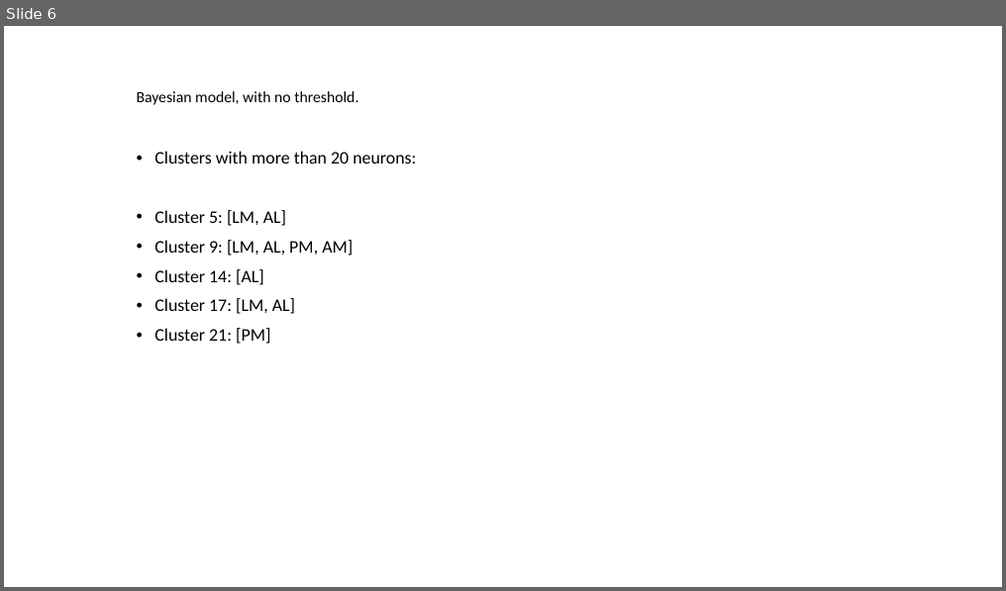
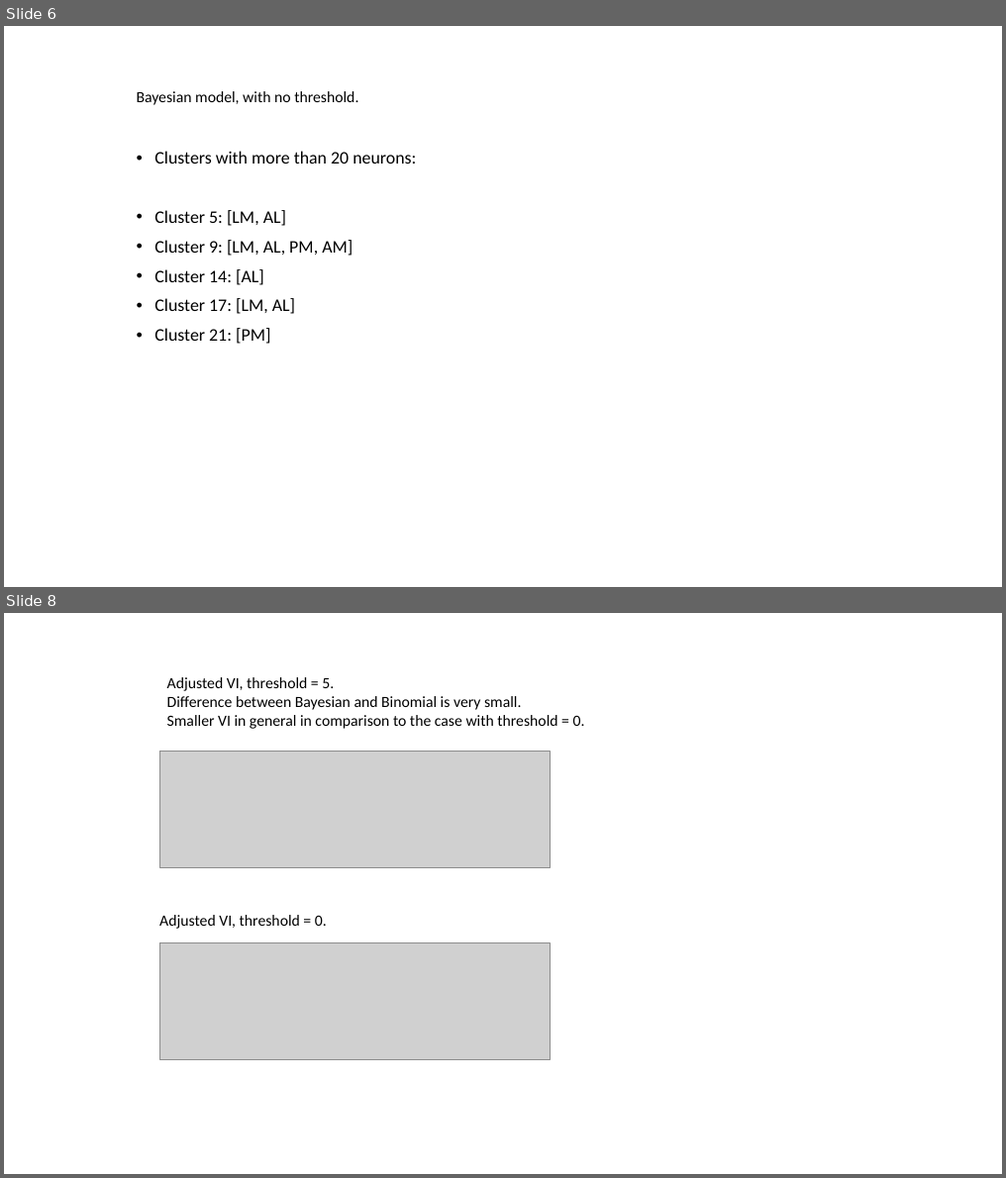
Before and after one commit to jinluliu550/MAPseq_analysis, a slide deck: jinlu/Hans-data-comparison.pptx. Shown one above the other, each under a label of ours: slide 6 before the commit, slides 6 and 8 after it; the slides between them are not shown. The pictures are 1006x591 and 1006x1178 pixels, drawn with LibreOffice and Linux fonts; fonts in the diff are those of the drawing; grey boxes stand for pictures. Boxes give left, top, right and bottom in pixels: in the first picture for what was removed or moved away, otherwise in the second. Text is boxed around its words. In the diff, an @@ line names an element or a change of style, - is before the commit and + after.

Commit message:
ppt update

```diff
--- a/jinlu/Hans-data-comparison.pptx
+++ b/jinlu/Hans-data-comparison.pptx
@@ slide 8 added at (4,613,1002,1174), background #FFFFFF @@
@@ text added at (167,677,585,729), 15 pt, text #000000 @@
+Adjusted VI, threshold = 5.
+Difference between Bayesian and Binomial is very small.
+Smaller VI in general in comparison to the case with threshold = 0.
@@ picture added at (159,751,549,867) @@
@@ text added at (159,915,327,929), 15 pt, text #000000 @@
+Adjusted VI, threshold = 0.
@@ picture added at (159,943,549,1059) @@
```
Also in this commit, not shown: 1 other slide added.
